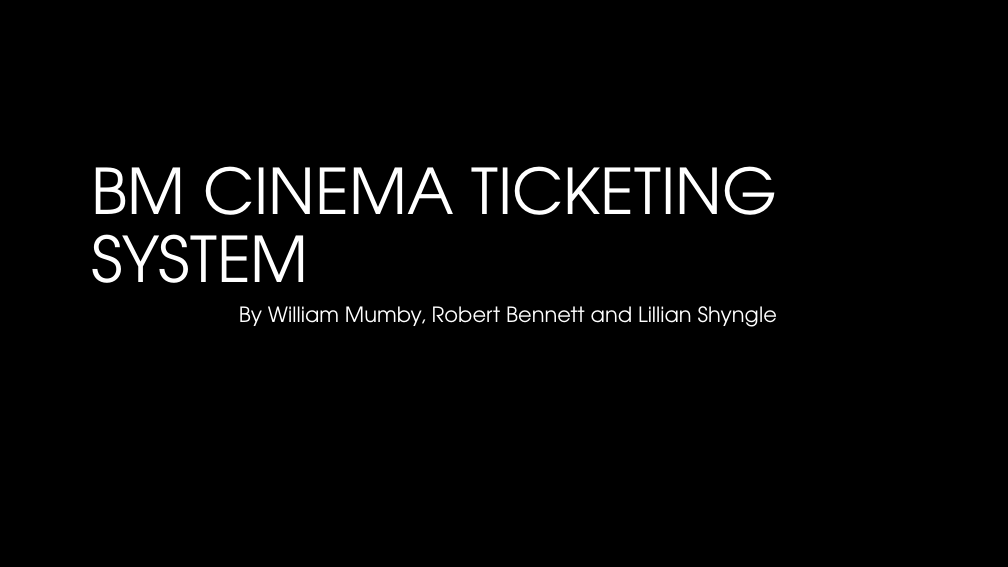
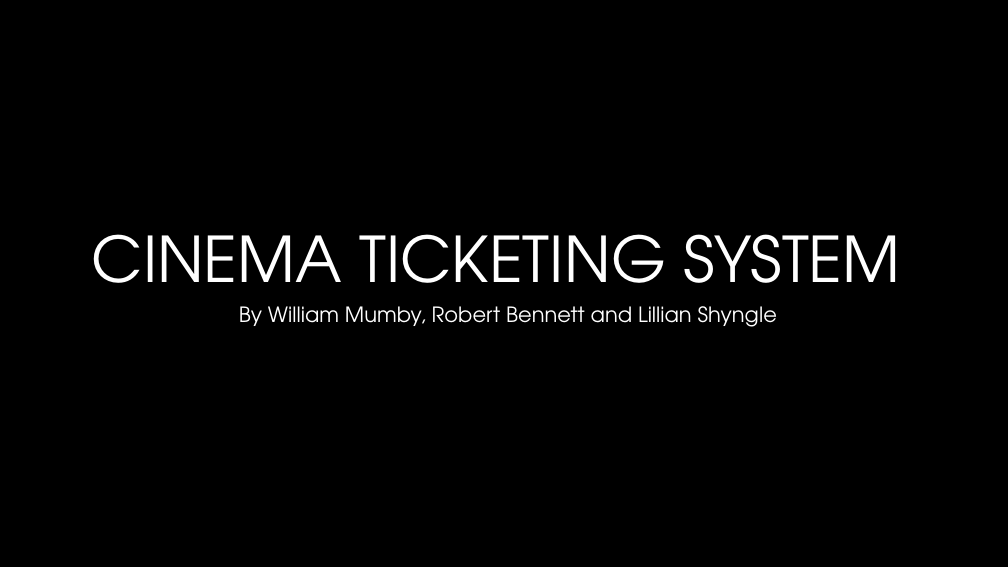
Before and after one commit to mumby0168/Cinema-Ticketing-System, a slide deck: slide 1 of Cinema Ticketing System[1301].pptx. Drawn at 1008x567 pixels with LibreOffice and Linux fonts; fonts in the diff are those of the drawing; background and template pictures are left out. Boxes give left, top, right and bottom in pixels: in the first picture for what was removed or moved away, otherwise in the second. Text is boxed around its words. In the diff, an @@ line names an element or a change of style, - is before the commit and + after.

Commit message:
powerpoint added.

```diff
--- a/Cinema Ticketing System[1301].pptx
+++ b/Cinema Ticketing System[1301].pptx
@@ title at box(92, 234, 901, 311): text changed @@
-BM CINEMA TICKETING SYSTEM
+CINEMA TICKETING SYSTEM
```
Also in this commit, not shown: 3 other slides changed, 1 other file.
